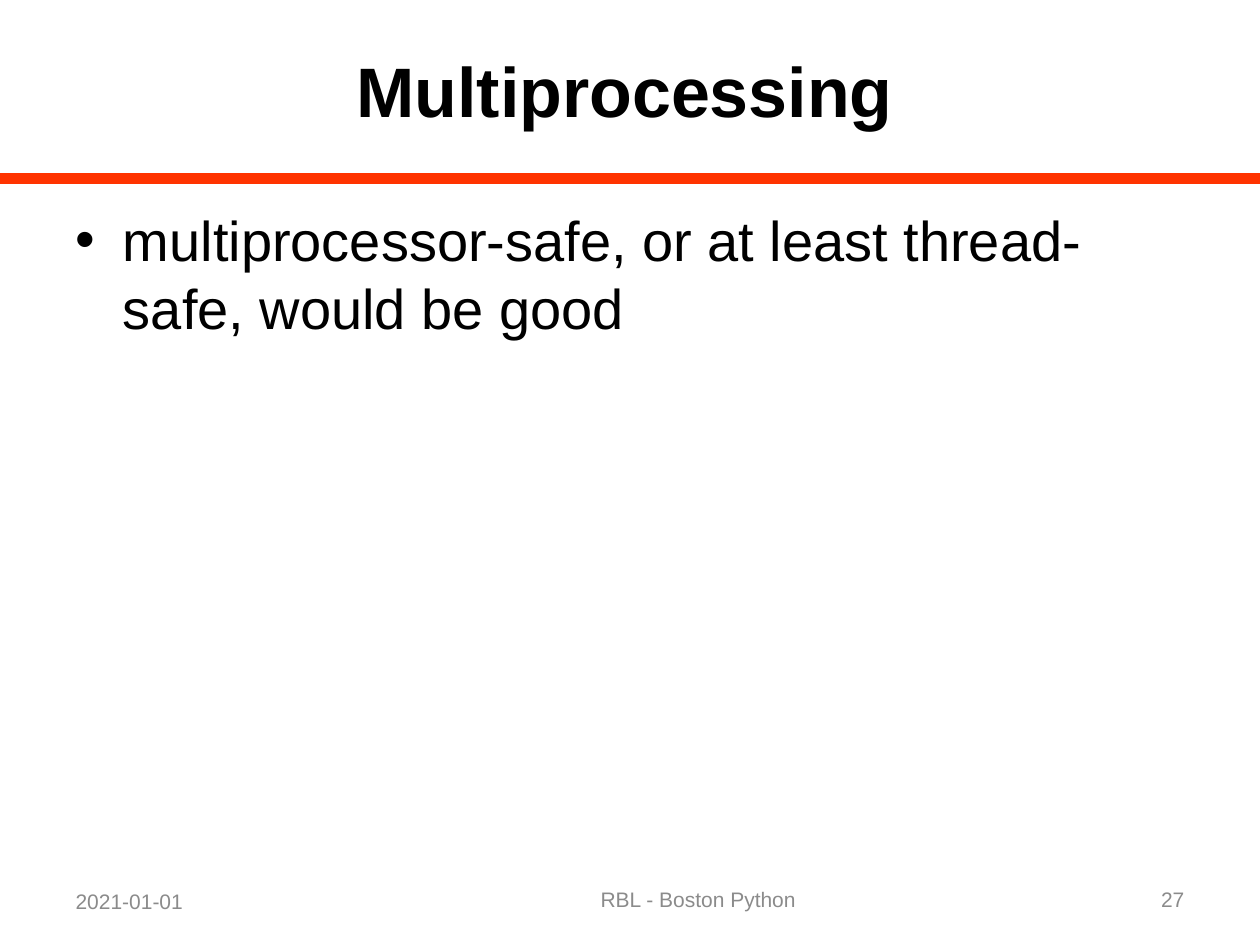
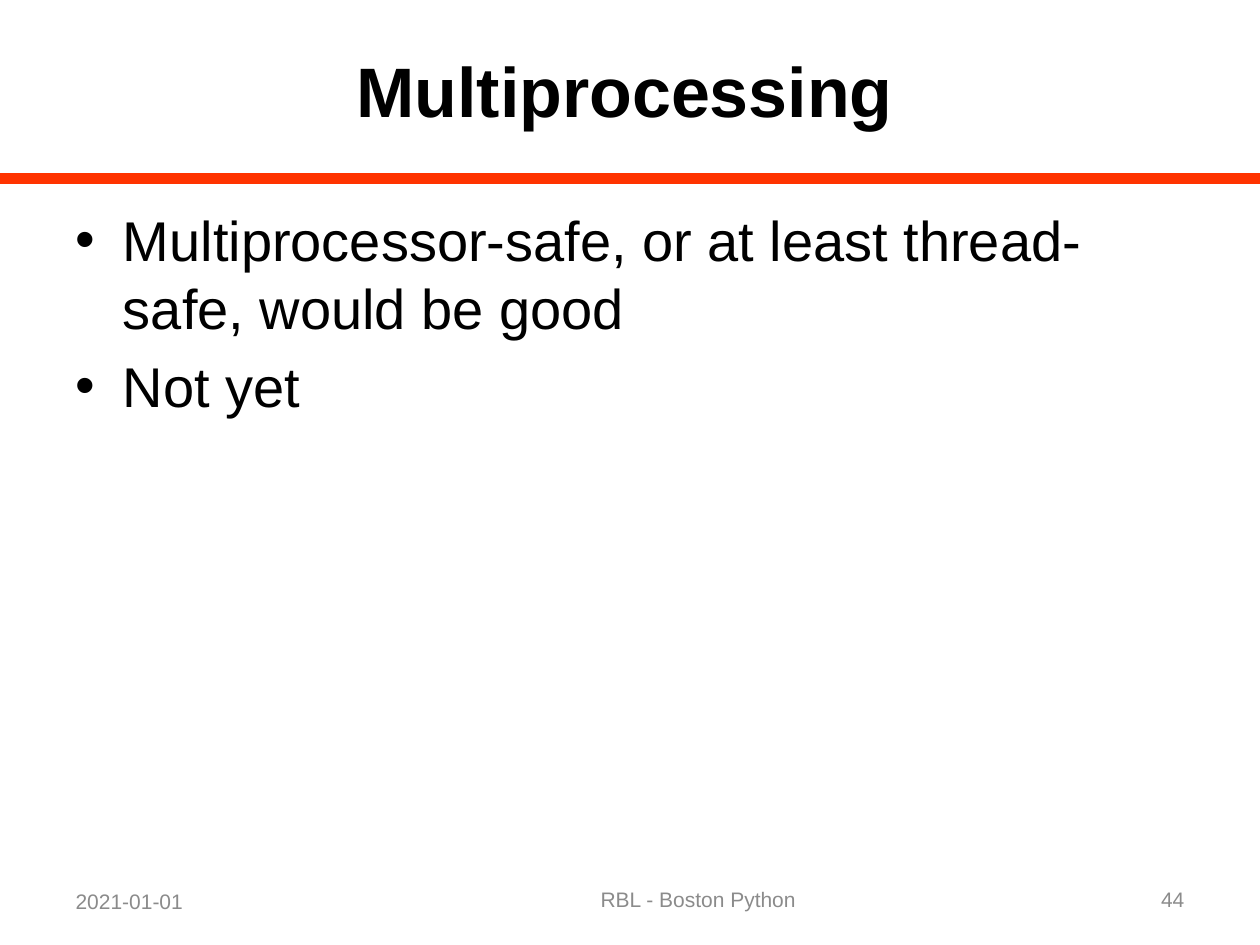
Before and after one commit to rblandau/NewTrace, a slide deck: slide 44 of docs/OfflineDebugging/A Dinosaur and a Python 02.pptx (slide 27 before the commit). Drawn at 1260x945 pixels with LibreOffice and Linux fonts; fonts in the diff are those of the drawing. Boxes give left, top, right and bottom in pixels: in the first picture for what was removed or moved away, otherwise in the second. Text is boxed around its words. In the diff, an @@ line names an element or a change of style, - is before the commit and + after.

```diff
--- a/docs/OfflineDebugging/A Dinosaur and a Python 02.pptx
+++ b/docs/OfflineDebugging/A Dinosaur and a Python 02.pptx
@@ text at box(123, 220, 1081, 418): text changed @@
-• multiprocessor-safe, or at least thread-safe, would be good
+• Multiprocessor-safe, or at least thread-safe, would be good
+• Not yet
@@ page number at box(1161, 892, 1184, 907): text changed @@
-27
+44
```
Also in this commit, not shown: 15 other slides changed, 13 slides added, 1 other file.
